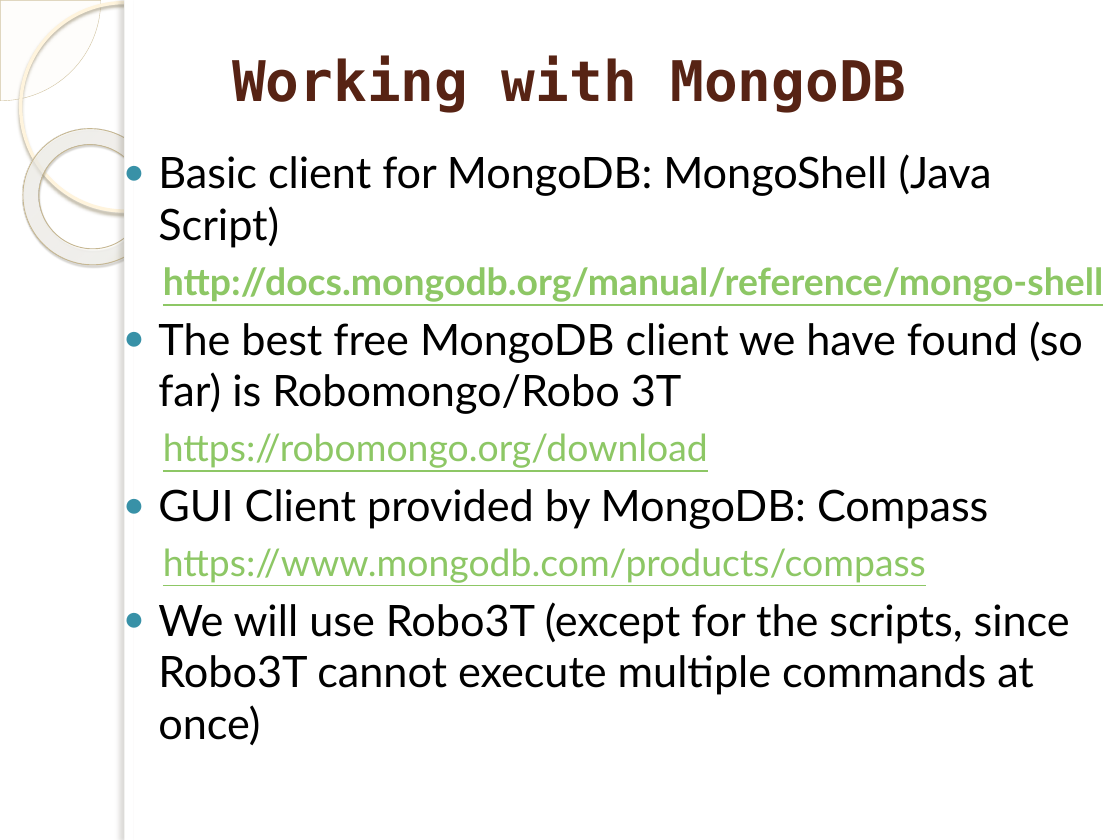
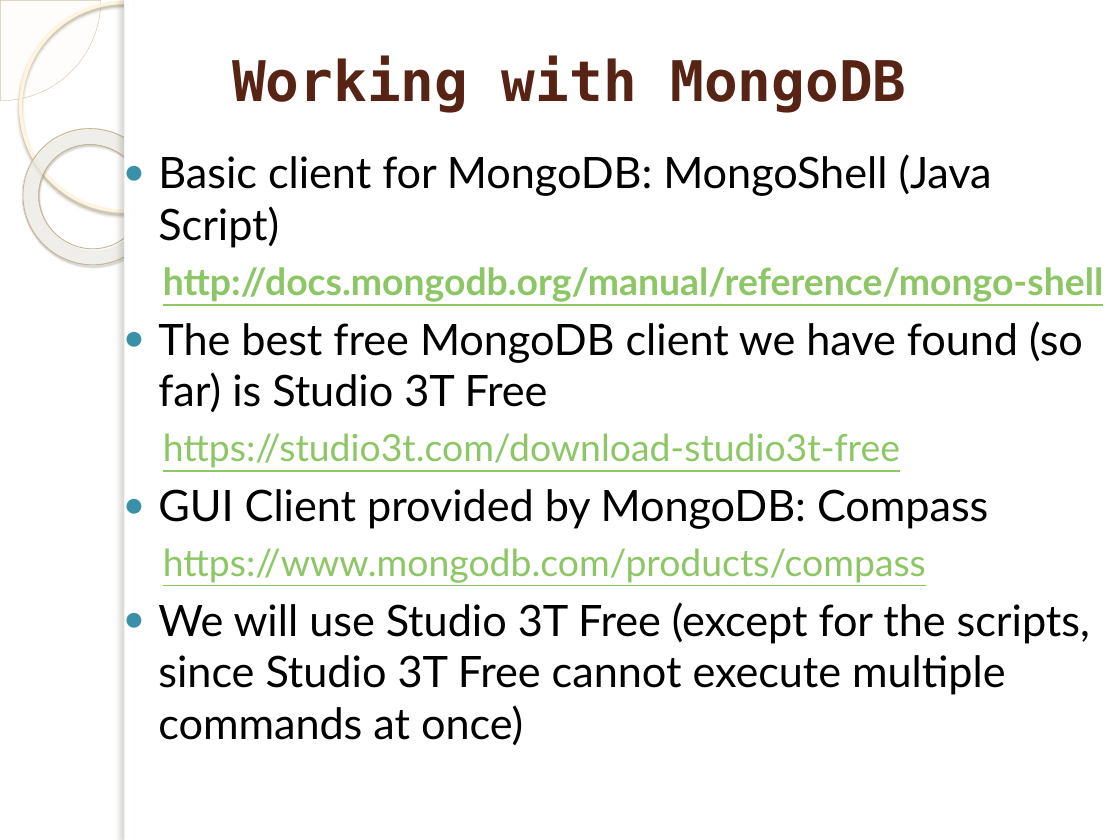
Before and after one commit to marinfotache/Polyglot-Persistence-and-Big-Data, a slide deck: slide 12 of 01 Document Databases. MongoDB/01 Document_DB__MongoDB.pptx. Drawn at 1120x840 pixels with LibreOffice and Linux fonts; fonts in the diff are those of the drawing; background and template pictures are left out. Boxes give left, top, right and bottom in pixels: in the first picture for what was removed or moved away, otherwise in the second. Text is boxed around its words. In the diff, an @@ line names an element or a change of style, - is before the commit and + after.

```diff
--- a/01 Document Databases. MongoDB/01 Document_DB__MongoDB.pptx
+++ b/01 Document Databases. MongoDB/01 Document_DB__MongoDB.pptx
@@ text at (158,321,1083,468): text changed @@
-● The best free MongoDB client we have found (so far) is Robomongo/Robo 3T
-  https://robomongo.org/download
+● The best free MongoDB client we have found (so far) is Studio 3T Free
+  https://studio3t.com/download-studio3t-free
@@ text at (158,602,1090,745): text changed @@
-● We will use Robo3T (except for the scripts, since Robo3T cannot execute multiple commands at once)
+● We will use Studio 3T Free (except for the scripts, since Studio 3T Free cannot execute multiple commands at once)
```
Also in this commit, not shown: 2 other slides changed, 1 other file.
